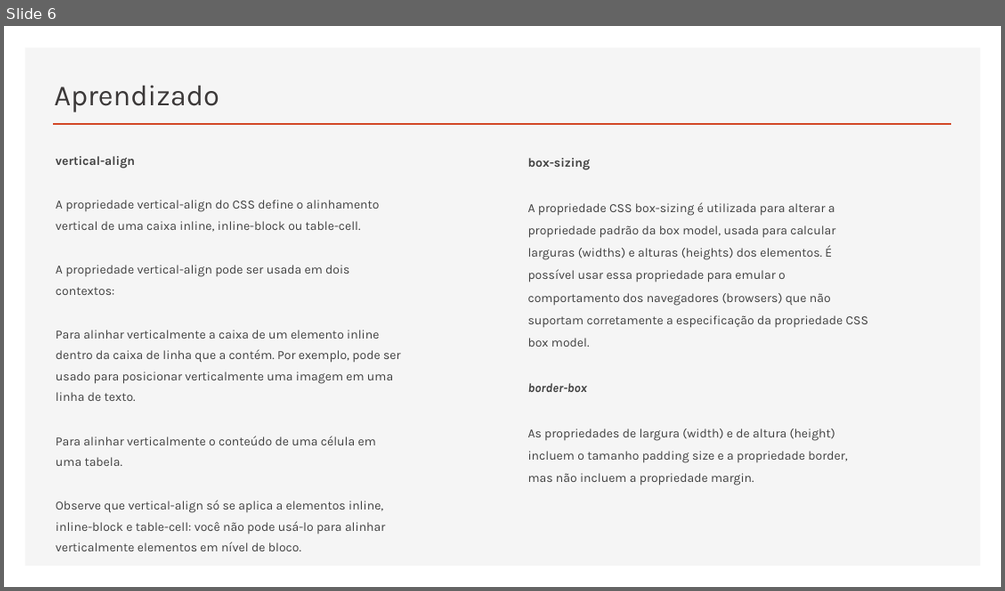
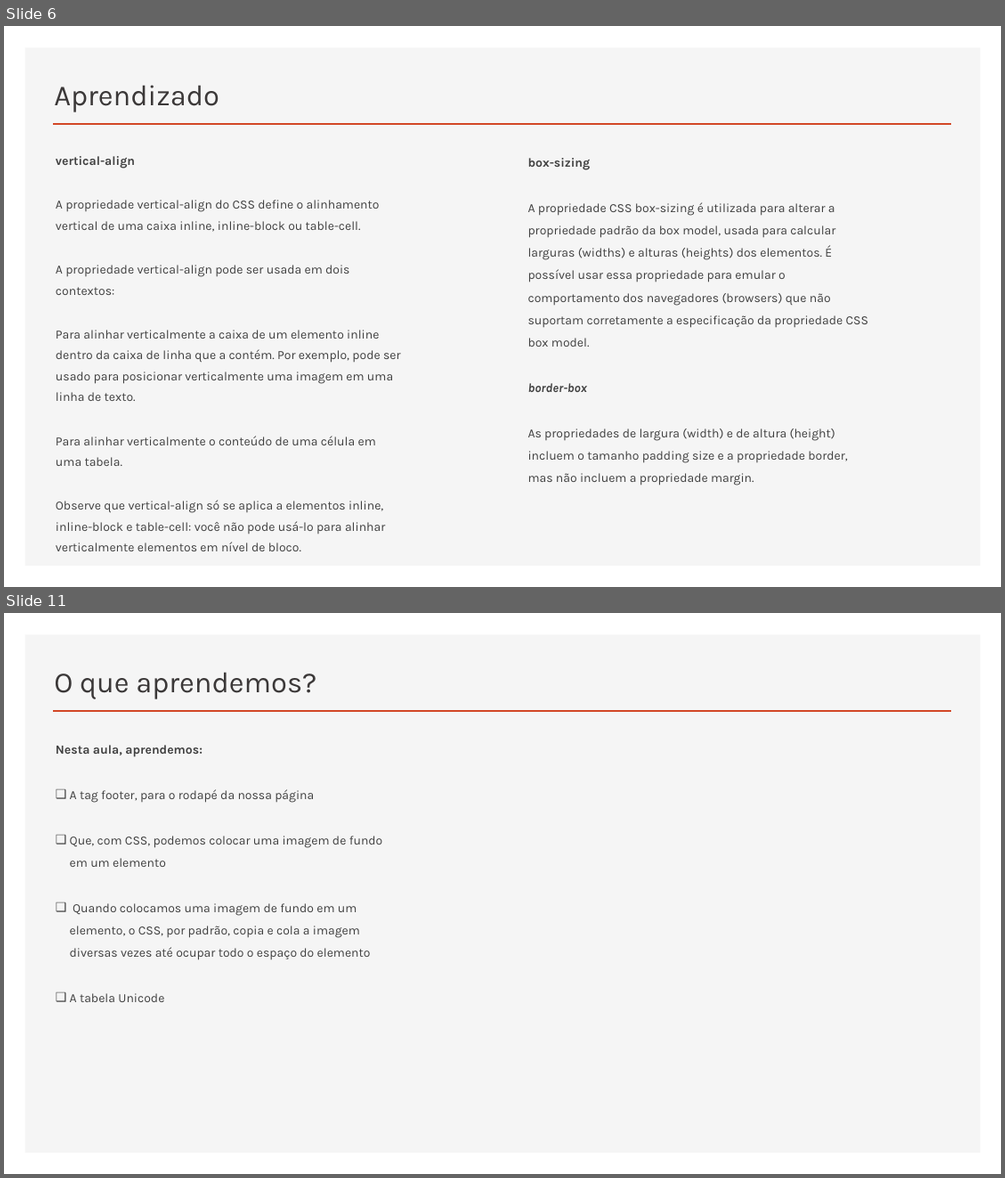
Before and after one commit to RaizaCirne/app-flex, a slide deck: Trilhas/[Iniciante em Programação T5 - ONE]/Material/04.HTML5_e_CSS3-parte_2.pptx. Shown one above the other, each under a label of ours: slide 6 before the commit, slides 6 and 11 after it; the slides between them are not shown. The pictures are 1005x591 and 1005x1178 pixels, drawn with LibreOffice and Linux fonts; fonts in the diff are those of the drawing. Boxes give left, top, right and bottom in pixels: in the first picture for what was removed or moved away, otherwise in the second. Text is boxed around its words. In the diff, an @@ line names an element or a change of style, - is before the commit and + after.

```diff
--- a/Trilhas/[Iniciante em Programação T5 - ONE]/Material/04.HTML5_e_CSS3-parte_2.pptx
+++ b/Trilhas/[Iniciante em Programação T5 - ONE]/Material/04.HTML5_e_CSS3-parte_2.pptx
@@ slide 11 added at box(4, 613, 1001, 1174), background #FFFFFF; not listed: 2 template elements that a slide beside it also shows @@
@@ title added at box(54, 672, 316, 699), 28 pt, text #3B3838 @@
+O que aprendemos?
@@ text added at box(56, 745, 383, 1002), 12 pt, text #404040 @@
+Nesta aula, aprendemos:
+❑ A tag footer, para o rodapé da nossa página
+❑ Que, com CSS, podemos colocar uma imagem de fundo em um elemento
+❑ Quando colocamos uma imagem de fundo em um elemento, o CSS, por padrão, copia e cola a imagem diversas vezes até ocupar todo o espaço do elemento
+❑ A tabela Unicode
```
Also in this commit, not shown: 3 slides changed, 4 other slides added.
